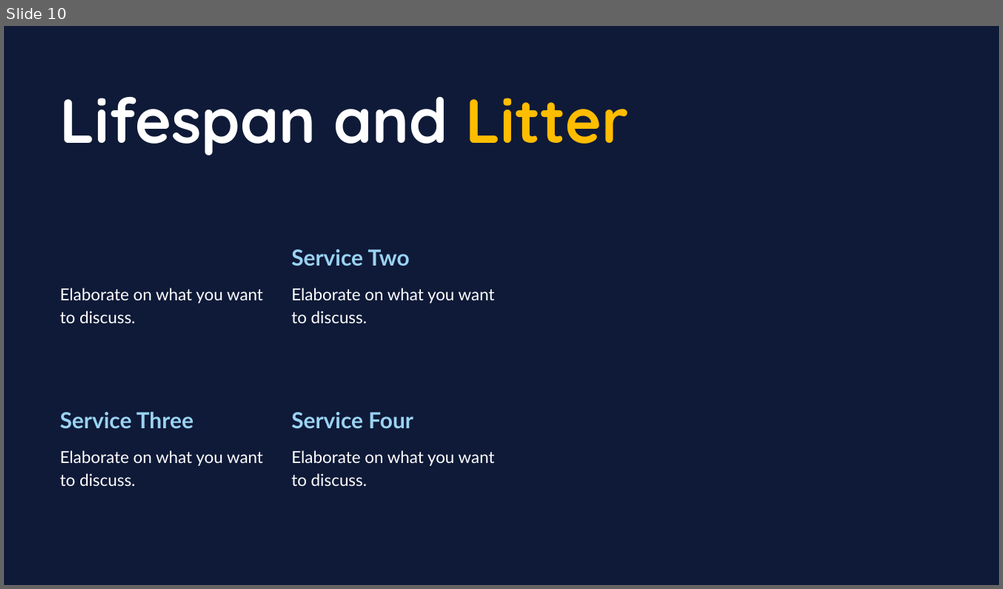
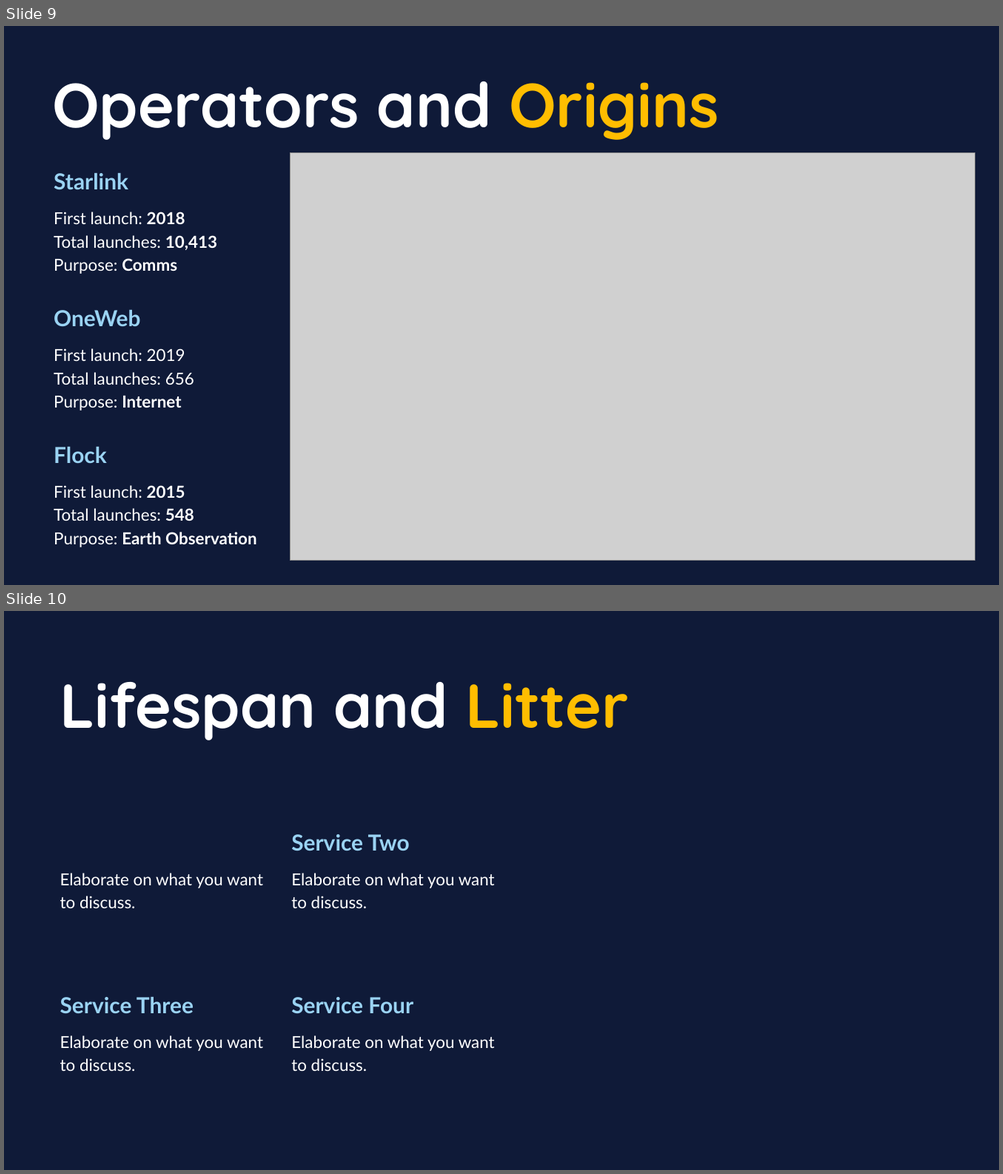
Before and after one commit to daemonchild/cardiffmet-dat5001-visualisation-of-data, a slide deck: assessment/presentation/From Launch to Litter Orbital Overload.pptx. Shown one above the other, each under a label of ours: slide 10 before the commit, slides 9 and 10 after it. The pictures are 1003x589 and 1003x1174 pixels, drawn with LibreOffice and Linux fonts; fonts in the diff are those of the drawing; grey boxes stand for pictures. Boxes give left, top, right and bottom in pixels: in the first picture for what was removed or moved away, otherwise in the second. Text is boxed around its words. In the diff, an @@ line names an element or a change of style, - is before the commit and + after.

```diff
--- a/assessment/presentation/From Launch to Litter Orbital Overload.pptx
+++ b/assessment/presentation/From Launch to Litter Orbital Overload.pptx
@@ slide 9 added at box(4, 26, 999, 585), background #0F1A38 @@
@@ text added at box(52, 82, 719, 140), 90 pt, text #FFFFFF, bold @@
+Operators and Origins
@@ picture added at box(290, 153, 974, 560) @@
@@ text added at box(54, 173, 128, 190), 32 pt, text #9AD3F3, bold @@
+Starlink
@@ text added at box(54, 212, 217, 274), 24 pt, text #FFFFFF @@
+First launch: 2018
+Total launches: 10,413
+Purpose: Comms
@@ text added at box(54, 310, 140, 326), 32 pt, text #9AD3F3, bold @@
+OneWeb
@@ text added at box(54, 349, 194, 411), 24 pt, text #FFFFFF @@
+First launch: 2019
+Total launches: 656
+Purpose: Internet
@@ text added at box(54, 447, 107, 463), 32 pt, text #9AD3F3, bold @@
+Flock
@@ text added at box(54, 486, 256, 548), 24 pt, text #FFFFFF @@
+First launch: 2015
+Total launches: 548
+Purpose: Earth Observation
```
Also in this commit, not shown: 5 slides changed, 1 slide removed, 13 other files.
